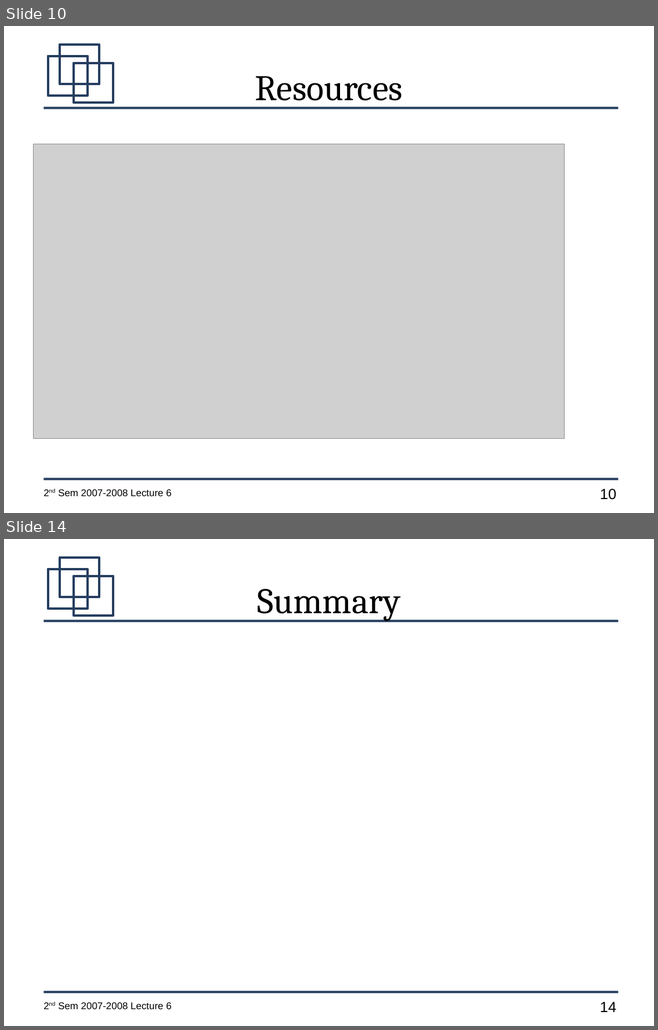
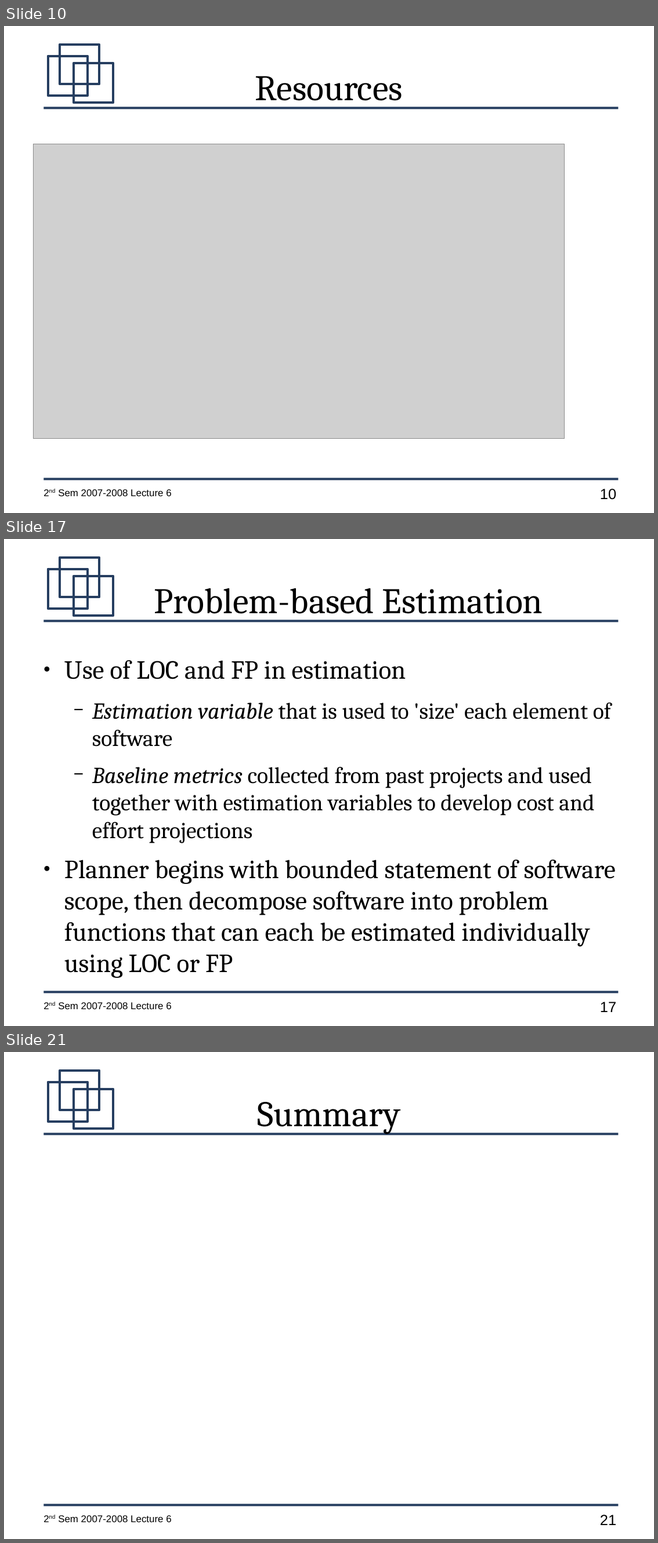
Before and after one commit to jachermocilla/jach-homepage, a slide deck: CMSC128-2nd-Sem-2007-L6.odp. Shown one above the other, each under a label of ours: slides 10 and 14 before the commit, slides 10, 17 and 21 after it; the slides between them are not shown. The pictures are 658x1030 and 658x1543 pixels, drawn with LibreOffice and Linux fonts; fonts in the diff are those of the drawing; grey boxes stand for pictures. Boxes give left, top, right and bottom in pixels: in the first picture for what was removed or moved away, otherwise in the second. Text is boxed around its words. In the diff, an @@ line names an element or a change of style, - is before the commit and + after.

```diff
--- a/CMSC128-2nd-Sem-2007-L6.odp
+++ b/CMSC128-2nd-Sem-2007-L6.odp
@@ slide 17 added at [4,539,654,1026], background #FFFFFF; not listed: 7 template elements that a slide beside it also shows @@
@@ title added at [154,588,543,621], 44 pt, text #000000 @@
+Problem-based Estimation
@@ text added at [64,660,615,978], 28 pt, text #000000 @@
+● Use of LOC and FP in estimation
+  − Estimation variable that is used to 'size' each element of software
+  − Baseline metrics collected from past projects and used together with estimation variables to develop cost and effort projections
+● Planner begins with bounded statement of software scope, then decompose software into problem functions that can each be estimated individually using LOC or FP
@@ what was slide 14 is now slide 21 @@
@@ page number at [600,1515,616,1525]: text changed @@
-14
+21
```
Also in this commit, not shown: 4 slides changed, 6 other slides added.
